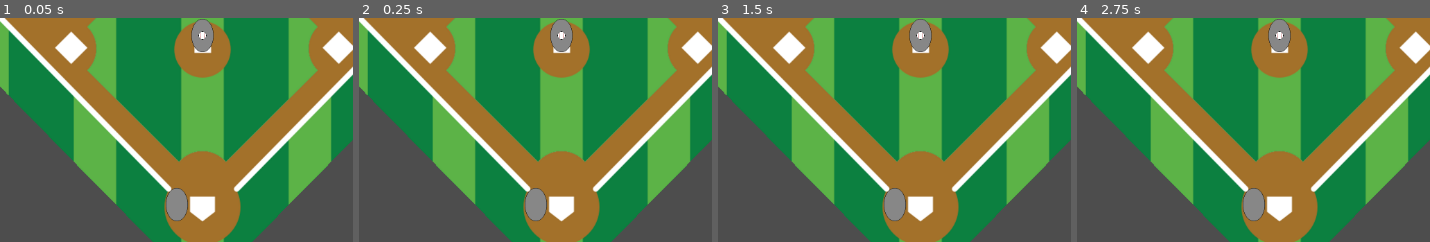
Above: before the commit, frames 1-4 (left to right).
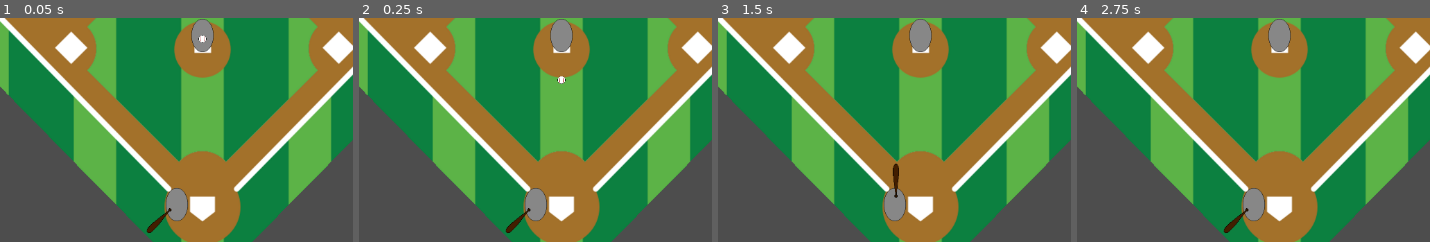
Above: after the commit, the same moments.

Repository: ajn14d/Baseball_Game_Godot
Game: Godot game, scene res://game_scene.tscn
Two runs of this game, one before a commit and one after it. Both use one fixed random seed, a clock stepped at 60 frames per second and the inputs below.
Inputs:
- Up to frame 1 (0.05 s): no input
- Up to frame 2 (0.25 s): no input
- Up to frame 3 (1.5 s): tap Enter at 0.5 s; hold Space (swing, bound only after the commit) 0.53-1.28 s; tap Space (swing, bound only after the commit) at 1.35 s
- Up to frame 4 (2.75 s): tap Enter at 2 s; hold Space (swing, bound only after the commit) from 2.03 s (still down)
The pictures show only the part of the screen within x 21-71%, y 50-100%; the shares and areas given below are measured in that part.

The runs differ from the first frame. In frame 1, 0.3% of the frame differs, in the area x 41-59%, y 5-96%; in frame 2, 0.3%; in frame 3, 0.3%; in frame 4, 0.3%.

Commit message:
bat swing

Diff:
--- /dev/null
+++ b/baseball.gd
@@ -0,0 +1,21 @@
+extends RigidBody2D
+
+var pitch_select = 1
+var ball_speed = 0  # Adjust the speed of the fastball
+
+# Called when the node enters the scene tree for the first time.
+func _ready() -> void:
+	if pitch_select == 1:
+		pitch_fastball()
+
+# Called every frame. 'delta' is the elapsed time since the previous frame.
+func _process(delta: float) -> void:
+	pass
+
+# Function to throw a fastball straight down
+func pitch_fastball():
+	ball_speed = 300
+	# Apply a downward impulse to the ball
+	linear_velocity = Vector2(0, ball_speed)  # Apply a straight-down velocity
+	# Optionally, you can use `apply_impulse()` for more realistic physics
+	# apply_impulse(Vector2.ZERO, Vector2(0, fastball_speed))  # Impulse to go straight down
--- a/baseball.tscn
+++ b/baseball.tscn
@@ -1,12 +1,16 @@
-[gd_scene load_steps=3 format=3 uid="uid://dha72nnte4mcv"]
+[gd_scene load_steps=4 format=3 uid="uid://dha72nnte4mcv"]
 
 [ext_resource type="Texture2D" uid="uid://fe38527w52hs" path="res://art/baseball.png" id="1_m54ku"]
+[ext_resource type="Script" path="res://baseball.gd" id="1_xlwtj"]
 
 [sub_resource type="CircleShape2D" id="CircleShape2D_xowas"]
 radius = 5.0
 
 [node name="Baseball" type="RigidBody2D"]
+collision_mask = 16
+mass = 0.001
 gravity_scale = 0.0
+script = ExtResource("1_xlwtj")
 
 [node name="Sprite2D" type="Sprite2D" parent="."]
 scale = Vector2(0.35, 0.35)
--- /dev/null
+++ b/batter.gd
@@ -0,0 +1,19 @@
+extends RigidBody2D
+
+@onready var bat_pivot = $BatPivot  # Pivot Node2D (rotates like a clock hand)
+
+var swinging := false
+
+func _input(event):
+	if event.is_action_pressed("swing") and not swinging:
+		swing_bat()
+
+func swing_bat():
+	swinging = true
+	var tween = create_tween()
+
+	# Rotate the pivot instead of the bat itself
+	tween.tween_property(bat_pivot, "rotation_degrees", -90, 0.1)  # Counterclockwise swing (6 to 12)
+	tween.tween_property(bat_pivot, "rotation_degrees", 135, 0.1).set_delay(0.1)  # Reset after delay
+
+	tween.finished.connect(func(): swinging = false)  # Reset swing flag
--- a/batter.tscn
+++ b/batter.tscn
@@ -1,20 +1,45 @@
-[gd_scene load_steps=3 format=3 uid="uid://d0hifvi85hsbc"]
+[gd_scene load_steps=6 format=3 uid="uid://d0hifvi85hsbc"]
 
+[ext_resource type="Script" path="res://batter.gd" id="1_oemf0"]
 [ext_resource type="Texture2D" uid="uid://bpq42ovi8vcw" path="res://art/player_placeholder.png" id="1_st87b"]
+[ext_resource type="Texture2D" uid="uid://l142ecjqhkd6" path="res://art/bat.png" id="2_gfngu"]
 
 [sub_resource type="CapsuleShape2D" id="CapsuleShape2D_d8pe3"]
 radius = 12.0
 height = 48.0
 
+[sub_resource type="CapsuleShape2D" id="CapsuleShape2D_vlhuh"]
+radius = 4.0
+
 [node name="Batter" type="RigidBody2D"]
-collision_layer = 0
-collision_mask = 0
+collision_layer = 16
+collision_mask = 17
 gravity_scale = 0.0
+continuous_cd = 2
+script = ExtResource("1_oemf0")
 
-[node name="Sprite2D" type="Sprite2D" parent="."]
+[node name="PlayerSprite" type="Sprite2D" parent="."]
 scale = Vector2(0.5, 0.5)
 texture = ExtResource("1_st87b")
 
 [node name="CollisionShape2D" type="CollisionShape2D" parent="."]
 visible = false
 shape = SubResource("CapsuleShape2D_d8pe3")
+
+[node name="BatPivot" type="Node2D" parent="."]
+rotation = 2.35619
+
+[node name="BatSprite" type="Sprite2D" parent="BatPivot"]
+position = Vector2(34.2973, 1.63516)
+rotation = 1.5708
+scale = Vector2(0.545605, 0.759291)
+texture = ExtResource("2_gfngu")
+
+[node name="BatBody" type="StaticBody2D" parent="BatPivot"]
+rotation = -2.35619
+collision_layer = 16
+
+[node name="BatCollision" type="CollisionShape2D" parent="BatPivot/BatBody"]
+position = Vector2(-31.8198, 28.9914)
+rotation = -2.35619
+shape = SubResource("CapsuleShape2D_vlhuh")
--- a/project.godot
+++ b/project.godot
@@ -14,3 +14,16 @@
 run/main_scene="res://game_scene.tscn"
 config/features=PackedStringArray("4.3", "Forward Plus")
 config/icon="res://icon.svg"
+
+[input]
+
+swing={
+"deadzone": 0.5,
+"events": [Object(InputEventKey,"resource_local_to_scene":false,"resource_name":"","device":-1,"window_id":0,"alt_pressed":false,"shift_pressed":false,"ctrl_pressed":false,"meta_pressed":false,"pressed":false,"keycode":0,"physical_keycode":32,"key_label":0,"unicode":32,"location":0,"echo":false,"script":null)
+]
+}
+
+[layer_names]
+
+2d_physics/layer_1="baseball"
+2d_physics/layer_5="bat"
